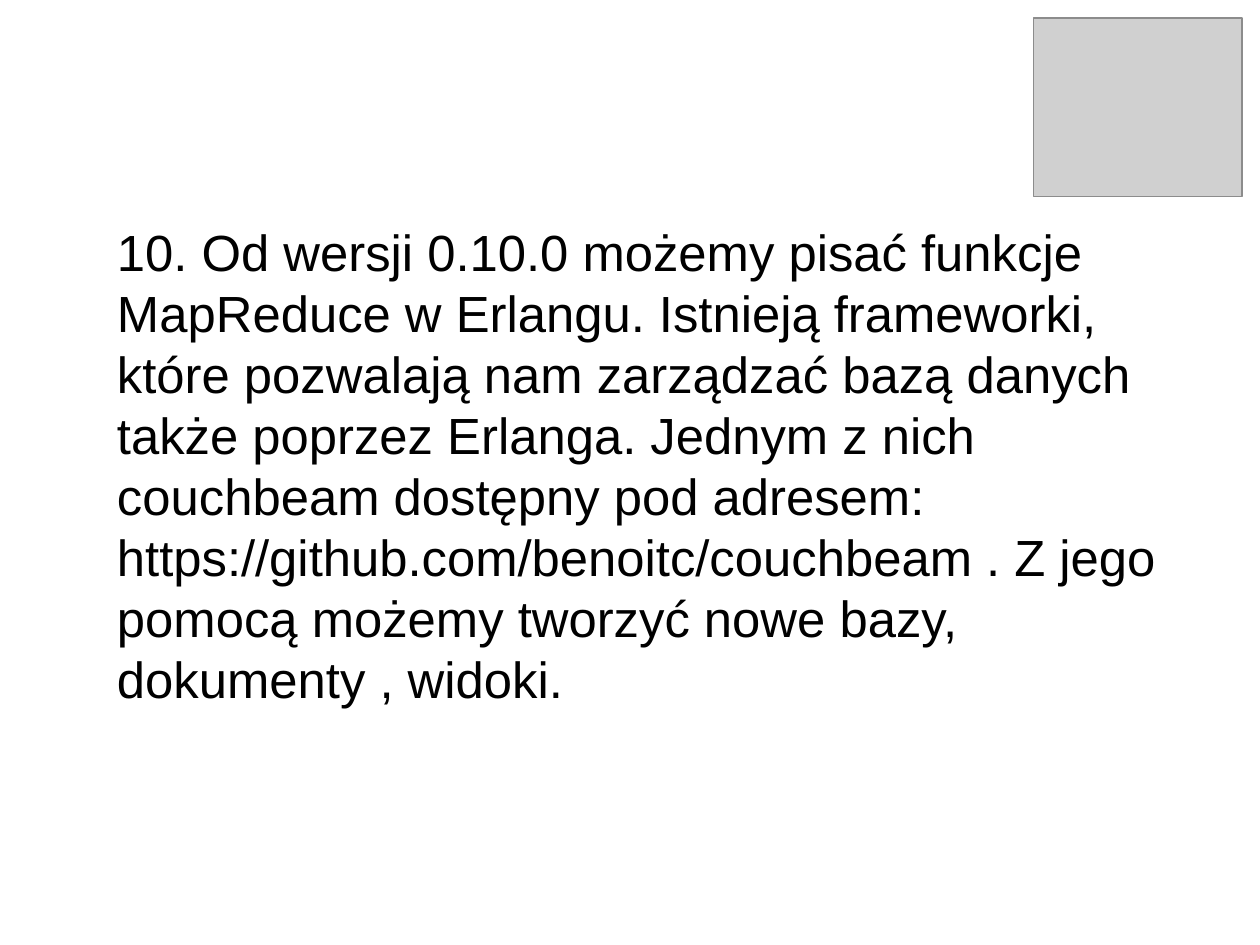
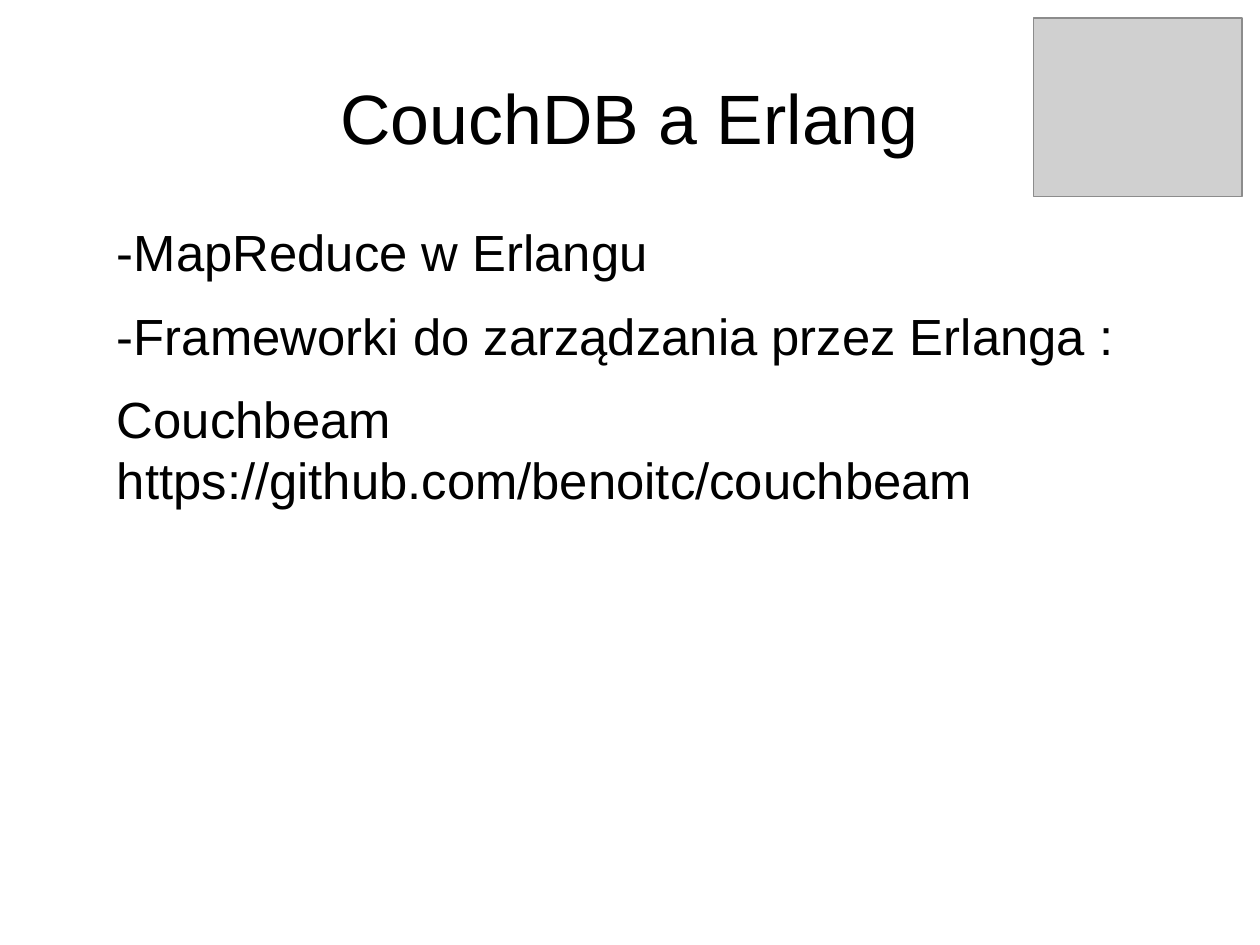
Before and after one commit to pawnow/ProjektErlang, a slide deck: slide 18 of prezentacja.odp (slide 16 before the commit). Drawn at 1260x945 pixels with LibreOffice and Linux fonts; fonts in the diff are those of the drawing; grey boxes stand for pictures. Boxes give left, top, right and bottom in pixels: in the first picture for what was removed or moved away, otherwise in the second. Text is boxed around its words. In the diff, an @@ line names an element or a change of style, - is before the commit and + after.

Commit message:
Prezentacja1.7

```diff
--- a/prezentacja.odp
+++ b/prezentacja.odp
@@ title added at [340,93,919,157], 44 pt, text #000000 @@
+CouchDB a Erlang
@@ text at [117,234,1085,510]: text changed @@
-10. Od wersji 0.10.0 możemy pisać funkcje MapReduce w Erlangu. Istnieją frameworki, które pozwalają nam zarządzać bazą danych także poprzez Erlanga. Jednym z nich couchbeam dostępny pod adresem: https://github.com/benoitc/couchbeam . Z jego pomocą możemy tworzyć nowe bazy, dokumenty , widoki.
+-MapReduce w Erlangu
+-Frameworki do zarządzania przez Erlanga :
+Couchbeam https://github.com/benoitc/couchbeam
```
Also in this commit, not shown: 5 other slides changed, 4 slides added, 1 slide removed.
